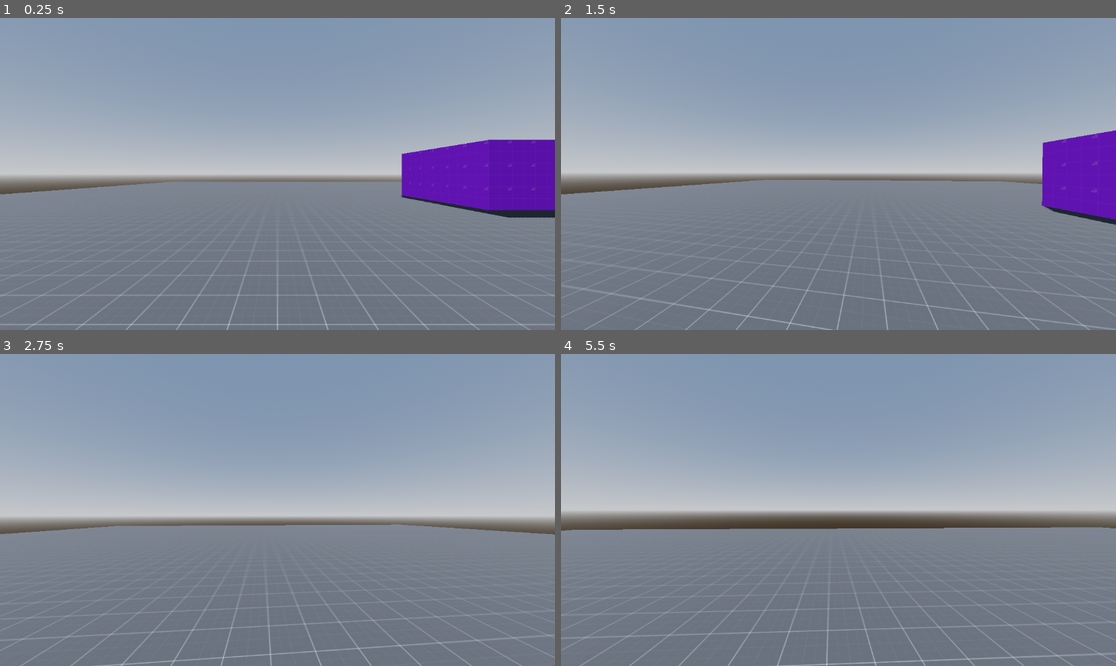
Above: before the commit, frames 1-4 (two rows, left to right).
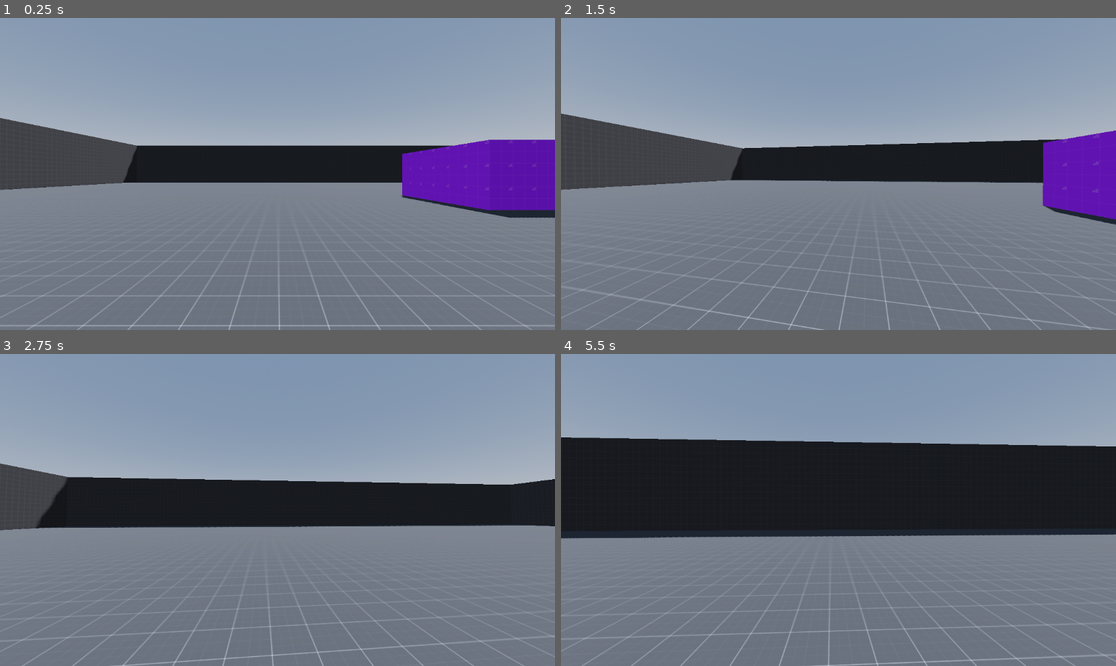
Above: after the commit, the same moments.

Repository: pokemeta/s_stalker
Game: Godot game, scene res://world.tscn
The game is run twice, just before and just after one commit, with the same random seed, the same clock (stepped at 60 frames per second) and the same inputs. The engine's default icon, where the game draws it, is replaced by a stand-in: a white triangle on a blue panel in a dark square.
Inputs (mouse positions are in pixels of both pictures, inside the frame that each line leads up to):
- Up to frame 1 (0.25 s): no input
- Up to frame 2 (1.5 s): tap Enter (ui_accept) at 0.5, 0.77 s; move the mouse to (866, 174) at 0.52 s; hold Shift (sprint) 0.53-1.28 s; hold W (up) from 0.53 s (still down); click (866, 174) at 0.67 s; move the mouse to (810, 174) at 1.27 s; tap Delete at 1.35 s
- Up to frame 3 (2.75 s): keep holding W (up); tap Enter (ui_accept) at 1.52 s; move the mouse to (288, 503) at 2.02 s; tap X at 2.1 s
- Up to frame 4 (5.5 s): keep holding W (up); move the mouse to (832, 516) at 2.77 s; tap Backspace at 2.85 s; click (832, 516) at 2.92 s; tap Enter (ui_accept) at 3.02, 3.77, 4.52 s; move the mouse to (877, 513) at 3.52 s; tap Q at 3.6 s; move the mouse to (794, 506) at 4.27 s; tap Shift (sprint) at 4.35 s; move the mouse to (844, 510) at 5.02 s; tap Delete at 5.1 s; click (844, 510) at 5.17 s

The runs differ from the first frame. In frame 1, 12% of the frame differs, in the area x 0-100%, y 32-100%; in frame 2, 14%; in frame 3, 17%; in frame 4, 31%, in the area x 0-100%, y 26-100%.

Commit message:
Changed level test

Diff:
--- a/world.tscn
+++ b/world.tscn
@@ -24,20 +24,20 @@
 tonemap_mode = 2
 glow_enabled = true
 
-[sub_resource type="Resource" id="Resource_41n51"]
-script = ExtResource("3_6gi3q")
-selected = false
-active = false
-collsion = true
-vertex_points = PackedVector3Array(-21, 0, -40, -21, -1, -40, 24, -1, -40, 24, 0, -40, 24, -1, 35, 24, 0, 35, -21, -1, 35, -21, 0, 35)
-vertex_selected = PackedByteArray(0, 0, 0, 0, 0, 0, 0, 0)
-active_vertex = -1
-edge_vertex_indices = PackedInt32Array(0, 1, 1, 2, 2, 3, 3, 0, 4, 5, 5, 3, 2, 4, 6, 4, 1, 6, 7, 0, 5, 7, 6, 7)
-edge_selected = PackedByteArray(0, 0, 0, 0, 0, 0, 0, 0, 0, 0, 0, 0)
-active_edge = -1
-edge_face_indices = PackedInt32Array(0, 5, 0, 2, 0, 1, 0, 3, 1, 4, 1, 3, 1, 2, 2, 4, 2, 5, 3, 5, 3, 4, 4, 5)
-face_vertex_count = PackedInt32Array(4, 4, 4, 4, 4, 4)
-face_vertex_indices = PackedInt32Array(0, 1, 2, 3, 4, 5, 3, 2, 6, 4, 2, 1, 7, 0, 3, 5, 7, 5, 4, 6, 7, 6, 1, 0)
+[sub_resource type="Resource" id="Resource_0fk13"]
+script = ExtResource("3_6gi3q")
+selected = false
+active = false
+collsion = true
+vertex_points = PackedVector3Array(-28, 0, 35, 45, 0, 35, 45, -1, 35, -28, -1, 35, 45, -1, -40, 45, 0, -40, -28, -1, -40, -28, 0, -40)
+vertex_selected = PackedByteArray(0, 0, 0, 0, 0, 0, 0, 0)
+active_vertex = -1
+edge_vertex_indices = PackedInt32Array(0, 1, 1, 2, 2, 3, 3, 0, 4, 2, 1, 5, 5, 4, 4, 6, 6, 3, 5, 7, 7, 6, 7, 0)
+edge_selected = PackedByteArray(0, 0, 0, 0, 0, 0, 0, 0, 0, 0, 0, 0)
+active_edge = -1
+edge_face_indices = PackedInt32Array(0, 5, 0, 1, 0, 2, 0, 4, 1, 2, 1, 5, 1, 3, 2, 3, 2, 4, 3, 5, 3, 4, 4, 5)
+face_vertex_count = PackedInt32Array(4, 4, 4, 4, 4, 4)
+face_vertex_indices = PackedInt32Array(0, 1, 2, 3, 4, 2, 1, 5, 4, 6, 3, 2, 4, 5, 7, 6, 0, 3, 6, 7, 0, 7, 5, 1)
 face_material_indices = PackedInt32Array(0, 0, 0, 0, 0, 0)
 face_uv_transform = Array[Transform2D]([Transform2D(1, 0, 0, 1, 0, 0), Transform2D(1, 0, 0, 1, 0, 0), Transform2D(1, 0, 0, 1, 0, 0), Transform2D(1, 0, 0, 1, 0, 0), Transform2D(1, 0, 0, 1, 0, 0), Transform2D(1, 0, 0, 1, 0, 0)])
 face_selected = PackedByteArray(0, 0, 0, 0, 0, 0)
@@ -124,6 +124,86 @@
 active_face = -1
 face_ids = PackedInt32Array(0, 1, 2, 3, 4, 5)
 
+[sub_resource type="Resource" id="Resource_drc8o"]
+script = ExtResource("3_6gi3q")
+selected = false
+active = false
+collsion = true
+vertex_points = PackedVector3Array(45, 7, -40, 44, 7, -40, 44, 0, -40, 45, 0, -40, 45, 0, 35, 44, 0, 35, 44, 7, 35, 45, 7, 35)
+vertex_selected = PackedByteArray(0, 0, 0, 0, 0, 0, 0, 0)
+active_vertex = -1
+edge_vertex_indices = PackedInt32Array(0, 1, 1, 2, 2, 3, 3, 0, 4, 3, 2, 5, 5, 4, 6, 5, 1, 6, 4, 7, 7, 0, 6, 7)
+edge_selected = PackedByteArray(0, 0, 0, 0, 0, 0, 0, 0, 0, 0, 0, 0)
+active_edge = -1
+edge_face_indices = PackedInt32Array(0, 5, 0, 2, 0, 1, 0, 3, 1, 3, 1, 2, 1, 4, 2, 4, 2, 5, 3, 4, 3, 5, 4, 5)
+face_vertex_count = PackedInt32Array(4, 4, 4, 4, 4, 4)
+face_vertex_indices = PackedInt32Array(0, 1, 2, 3, 4, 3, 2, 5, 6, 5, 2, 1, 0, 3, 4, 7, 6, 7, 4, 5, 6, 1, 0, 7)
+face_material_indices = PackedInt32Array(0, 0, 0, 0, 0, 0)
+face_uv_transform = Array[Transform2D]([Transform2D(1, 0, 0, 1, 0, 0), Transform2D(1, 0, 0, 1, 0, 0), Transform2D(1, 0, 0, 1, 0, 0), Transform2D(1, 0, 0, 1, 0, 0), Transform2D(1, 0, 0, 1, 0, 0), Transform2D(1, 0, 0, 1, 0, 0)])
+face_selected = PackedByteArray(0, 0, 0, 0, 0, 0)
+active_face = -1
+face_ids = PackedInt32Array(0, 1, 2, 3, 4, 5)
+
+[sub_resource type="Resource" id="Resource_ghj0e"]
+script = ExtResource("3_6gi3q")
+selected = false
+active = false
+collsion = true
+vertex_points = PackedVector3Array(-27, 7, -39, -27, 7, -40, 44, 7, -40, 44, 7, -39, 44, 0, -39, -27, 0, -39, -27, 0, -40, 44, 0, -40)
+vertex_selected = PackedByteArray(0, 0, 0, 0, 0, 0, 0, 0)
+active_vertex = -1
+edge_vertex_indices = PackedInt32Array(0, 1, 1, 2, 2, 3, 3, 0, 4, 5, 5, 0, 3, 4, 6, 1, 5, 6, 6, 7, 7, 2, 7, 4)
+edge_selected = PackedByteArray(0, 0, 0, 0, 0, 0, 0, 0, 0, 0, 0, 0)
+active_edge = -1
+edge_face_indices = PackedInt32Array(0, 2, 0, 3, 0, 4, 0, 1, 1, 5, 1, 2, 1, 4, 2, 3, 2, 5, 3, 5, 3, 4, 4, 5)
+face_vertex_count = PackedInt32Array(4, 4, 4, 4, 4, 4)
+face_vertex_indices = PackedInt32Array(0, 1, 2, 3, 4, 5, 0, 3, 6, 1, 0, 5, 6, 7, 2, 1, 4, 3, 2, 7, 6, 5, 4, 7)
+face_material_indices = PackedInt32Array(0, 0, 0, 0, 0, 0)
+face_uv_transform = Array[Transform2D]([Transform2D(1, 0, 0, 1, 0, 0), Transform2D(1, 0, 0, 1, 0, 0), Transform2D(1, 0, 0, 1, 0, 0), Transform2D(1, 0, 0, 1, 0, 0), Transform2D(1, 0, 0, 1, 0, 0), Transform2D(1, 0, 0, 1, 0, 0)])
+face_selected = PackedByteArray(0, 0, 0, 0, 0, 0)
+active_face = -1
+face_ids = PackedInt32Array(0, 1, 2, 3, 4, 5)
+
+[sub_resource type="Resource" id="Resource_4sldc"]
+script = ExtResource("3_6gi3q")
+selected = false
+active = false
+collsion = true
+vertex_points = PackedVector3Array(-27, 7, 35, -27, 7, 34, 44, 7, 34, 44, 7, 35, 44, 0, 35, -27, 0, 35, -27, 0, 34, 44, 0, 34)
+vertex_selected = PackedByteArray(0, 0, 0, 0, 0, 0, 0, 0)
+active_vertex = -1
+edge_vertex_indices = PackedInt32Array(0, 1, 1, 2, 2, 3, 3, 0, 4, 5, 5, 0, 3, 4, 6, 1, 5, 6, 6, 7, 7, 2, 7, 4)
+edge_selected = PackedByteArray(0, 0, 0, 0, 0, 0, 0, 0, 0, 0, 0, 0)
+active_edge = -1
+edge_face_indices = PackedInt32Array(0, 2, 0, 3, 0, 4, 0, 1, 1, 5, 1, 2, 1, 4, 2, 3, 2, 5, 3, 5, 3, 4, 4, 5)
+face_vertex_count = PackedInt32Array(4, 4, 4, 4, 4, 4)
+face_vertex_indices = PackedInt32Array(0, 1, 2, 3, 4, 5, 0, 3, 6, 1, 0, 5, 6, 7, 2, 1, 4, 3, 2, 7, 6, 5, 4, 7)
+face_material_indices = PackedInt32Array(0, 0, 0, 0, 0, 0)
+face_uv_transform = Array[Transform2D]([Transform2D(1, 0, 0, 1, 0, 0), Transform2D(1, 0, 0, 1, 0, 0), Transform2D(1, 0, 0, 1, 0, 0), Transform2D(1, 0, 0, 1, 0, 0), Transform2D(1, 0, 0, 1, 0, 0), Transform2D(1, 0, 0, 1, 0, 0)])
+face_selected = PackedByteArray(0, 0, 0, 0, 0, 0)
+active_face = -1
+face_ids = PackedInt32Array(0, 1, 2, 3, 4, 5)
+
+[sub_resource type="Resource" id="Resource_cjlvq"]
+script = ExtResource("3_6gi3q")
+selected = false
+active = false
+collsion = true
+vertex_points = PackedVector3Array(-27, 7, -40, -28, 7, -40, -28, 0, -40, -27, 0, -40, -27, 0, 35, -28, 0, 35, -28, 7, 35, -27, 7, 35)
+vertex_selected = PackedByteArray(0, 0, 0, 0, 0, 0, 0, 0)
+active_vertex = -1
+edge_vertex_indices = PackedInt32Array(0, 1, 1, 2, 2, 3, 3, 0, 4, 3, 2, 5, 5, 4, 6, 5, 1, 6, 4, 7, 7, 0, 6, 7)
+edge_selected = PackedByteArray(0, 0, 0, 0, 0, 0, 0, 0, 0, 0, 0, 0)
+active_edge = -1
+edge_face_indices = PackedInt32Array(0, 5, 0, 2, 0, 1, 0, 3, 1, 3, 1, 2, 1, 4, 2, 4, 2, 5, 3, 4, 3, 5, 4, 5)
+face_vertex_count = PackedInt32Array(4, 4, 4, 4, 4, 4)
+face_vertex_indices = PackedInt32Array(0, 1, 2, 3, 4, 3, 2, 5, 6, 5, 2, 1, 0, 3, 4, 7, 6, 7, 4, 5, 6, 1, 0, 7)
+face_material_indices = PackedInt32Array(0, 0, 0, 0, 0, 0)
+face_uv_transform = Array[Transform2D]([Transform2D(1, 0, 0, 1, 0, 0), Transform2D(1, 0, 0, 1, 0, 0), Transform2D(1, 0, 0, 1, 0, 0), Transform2D(1, 0, 0, 1, 0, 0), Transform2D(1, 0, 0, 1, 0, 0), Transform2D(1, 0, 0, 1, 0, 0)])
+face_selected = PackedByteArray(0, 0, 0, 0, 0, 0)
+active_face = -1
+face_ids = PackedInt32Array(0, 1, 2, 3, 4, 5)
+
 [sub_resource type="SphereMesh" id="SphereMesh_fpk55"]
 
 [sub_resource type="SphereShape3D" id="SphereShape3D_5whmj"]
@@ -143,7 +223,7 @@
 [node name="Block_0" type="Node" parent="CyclopsBlocks"]
 script = ExtResource("2_x2g8i")
 materials = Array[Material]([ExtResource("3_rn2a8")])
-block_data = SubResource("Resource_41n51")
+block_data = SubResource("Resource_0fk13")
 
 [node name="Block_4" type="Node" parent="CyclopsBlocks"]
 script = ExtResource("2_x2g8i")
@@ -165,8 +245,28 @@
 materials = Array[Material]([ExtResource("8_1yad1")])
 block_data = SubResource("Resource_c7730")
 
+[node name="Block_6" type="Node" parent="CyclopsBlocks"]
+script = ExtResource("2_x2g8i")
+materials = Array[Material]([ExtResource("3_rn2a8")])
+block_data = SubResource("Resource_drc8o")
+
+[node name="Block_7" type="Node" parent="CyclopsBlocks"]
+script = ExtResource("2_x2g8i")
+materials = Array[Material]([ExtResource("3_rn2a8")])
+block_data = SubResource("Resource_ghj0e")
+
+[node name="Block_8" type="Node" parent="CyclopsBlocks"]
+script = ExtResource("2_x2g8i")
+materials = Array[Material]([ExtResource("3_rn2a8")])
+block_data = SubResource("Resource_4sldc")
+
+[node name="Block_5" type="Node" parent="CyclopsBlocks"]
+script = ExtResource("2_x2g8i")
+materials = Array[Material]([ExtResource("3_rn2a8")])
+block_data = SubResource("Resource_cjlvq")
+
 [node name="Playercontroller" parent="." instance=ExtResource("5_gchtp")]
-transform = Transform3D(1, 0, 0, 0, 1, 0, 0, 0, 1, 0, 1, 0)
+transform = Transform3D(1, 0, 0, 0, 1, 0, 0, 0, 1, -0.0187473, 1, -0.0150486)
 
 [node name="Enemy_test" type="CharacterBody3D" parent="."]
 transform = Transform3D(1, 0, 0, 0, 1, 0, 0, 0, 1, 17.641, 2.22953, -17.1565)
Not shown: 1 places in world.tscn that only renumber resources
